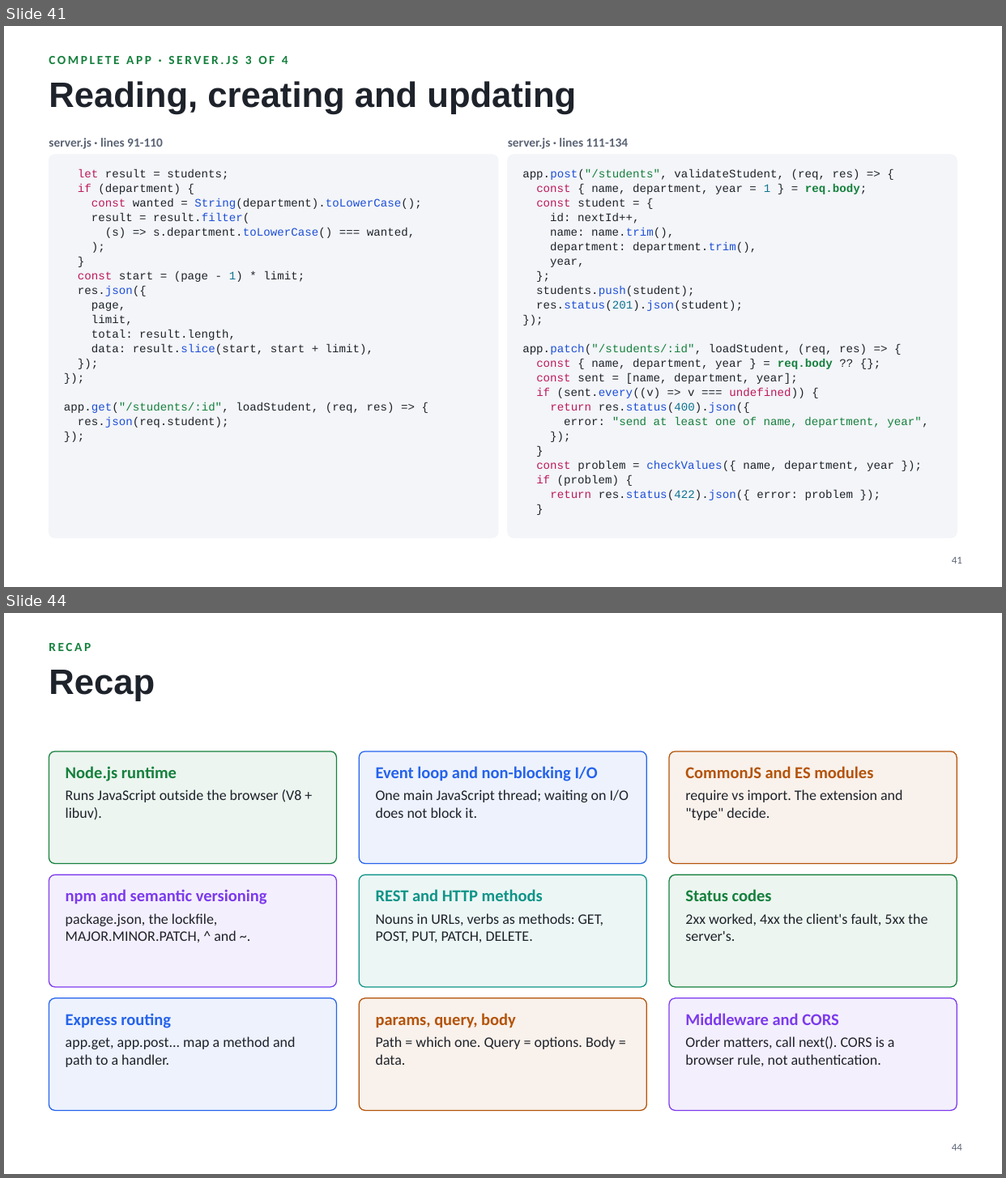
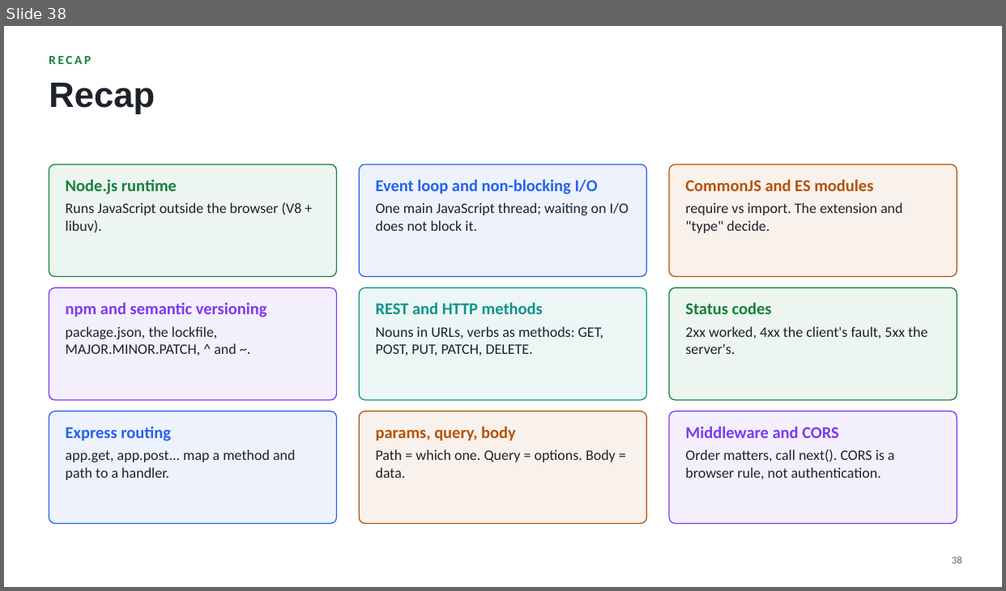
Before and after one commit to shreyaskumars-commits/school-management, a slide deck: Node_Express_Backend.pptx. Shown one above the other, each under a label of ours: slides 41 and 44 before the commit, slide 38 after it; the slides between them are not shown. The pictures are 1006x1178 and 1006x591 pixels, drawn with LibreOffice and Linux fonts; fonts in the diff are those of the drawing. Boxes give left, top, right and bottom in pixels: in the first picture for what was removed or moved away, otherwise in the second. Text is boxed around its words. In the diff, an @@ line names an element or a change of style, - is before the commit and + after.

```diff
--- a/Node_Express_Backend.pptx
+++ b/Node_Express_Backend.pptx
@@ slide 41 removed at (4,26,1002,587), background #FFFFFF @@
@@ text removed at (49,56,288,64) @@
-COMPLETE APP · SERVER.JS 3 OF 4
@@ title removed at (49,81,576,114) @@
-Reading, creating and updating
@@ text removed at (49,138,163,149) @@
-server.js · lines 91-110
@@ text removed at (508,138,628,149) @@
-server.js · lines 111-134
@@ rounded rectangle removed at (49,155,498,538) @@
@@ text removed at (64,169,421,428) @@
-let result = students;
-if (department) {
-const wanted = String(department).toLowerCase();
-result = result.filter(
-(s) => s.department.toLowerCase() === wanted,
-);
-}
-const start = (page - 1) * limit;
-res.json({
-page,
-limit,
-total: result.length,
-data: result.slice(start, start + limit),
-});
-});
-app.get("/students/:id", loadStudent, (req, res) => {
-res.json(req.student);
-});
@@ rounded rectangle removed at (508,155,957,538) @@
@@ text removed at (522,169,929,501) @@
-app.post("/students", validateStudent, (req, res) => {
-const { name, department, year = 1 } = req.body;
-const student = {
-id: nextId++,
-name: name.trim(),
-department: department.trim(),
-year,
-};
-students.push(student);
-res.status(201).json(student);
-});
-app.patch("/students/:id", loadStudent, (req, res) => {
-const { name, department, year } = req.body ?? {};
-const sent = [name, department, year];
-if (sent.every((v) => v === undefined)) {
-return res.status(400).json({
-error: "send at least one of name, department, year",
-});
-}
-const problem = checkValues({ name, department, year });
-if (problem) {
-return res.status(422).json({ error: problem });
-}
@@ page number removed at (952,557,962,564) @@
-41
@@ what was slide 44 is now slide 38 @@
@@ page number at (952,557,962,564): text changed @@
-44
+38
```
Also in this commit, not shown: 16 slides changed, 3 slides added, 8 other slides removed, 38 other files.
